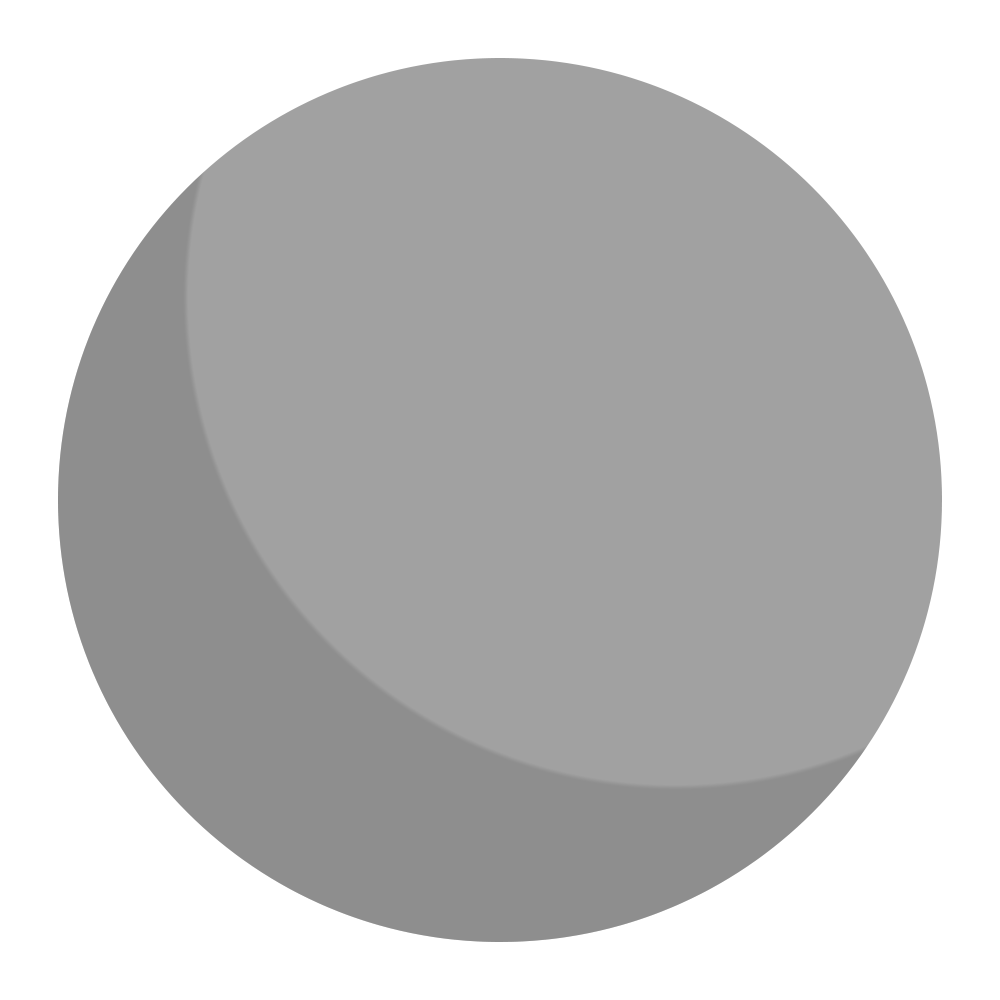
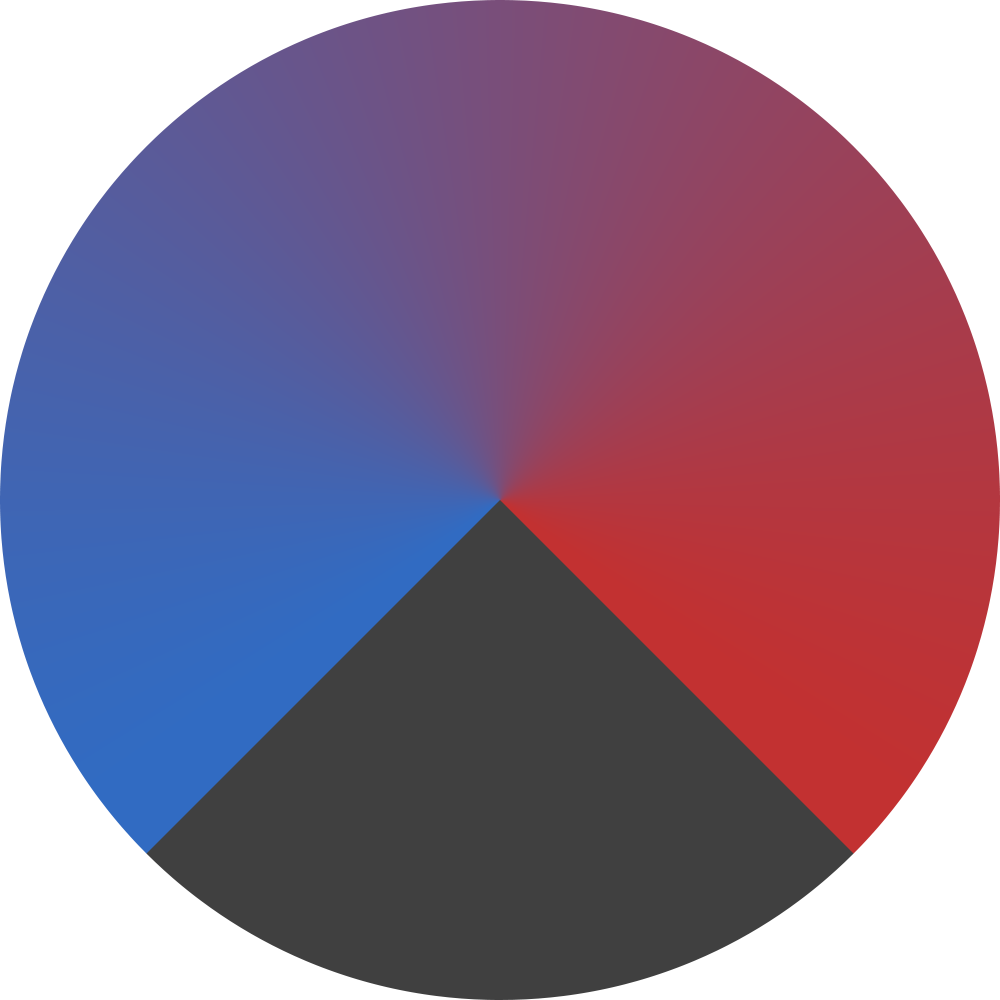
Layer changes from the first (1000, 1000) image to the second:
hid group "SPHERE" (2 layers) over [58, 58, 942, 942]
showed group "GRADIENT" (3 layers) over [0, 0, 1000, 1000]
